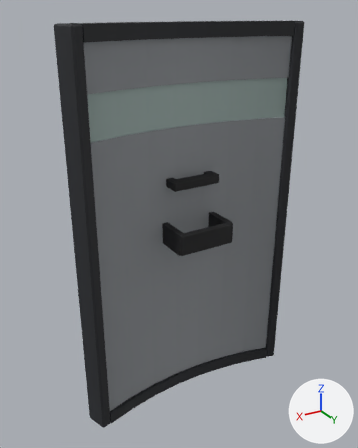
What one commit did to the glTF model apps/web/public/assets/weapons/riot_shield.glb.
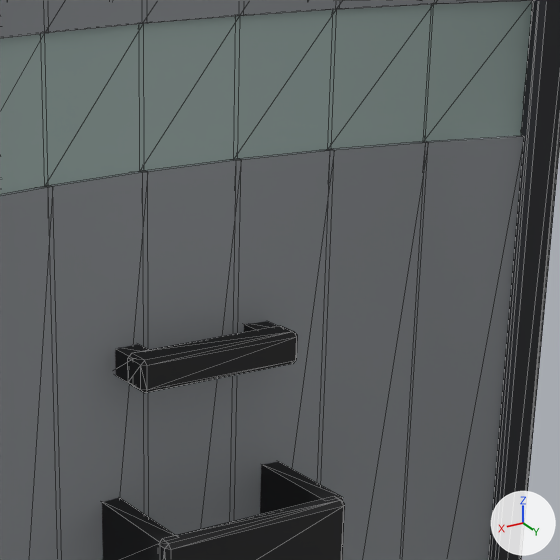
Each version is shown whole from a 50 mm lens placed at (0.574, 0.866, 0.47), pointed at (0.024, -0.052, 0.012), then close up on the part from 37% to 83% of the width and 17% to 54% of the height. The axes (+X, +Y, +Z) are drawn at lower right. The lights are the same throughout. The first two pictures are the older version. The close-ups show mesh edges as thin lines. Vertices at exactly the same position are counted once.

In view in the first close-up: 'riot_shield'.
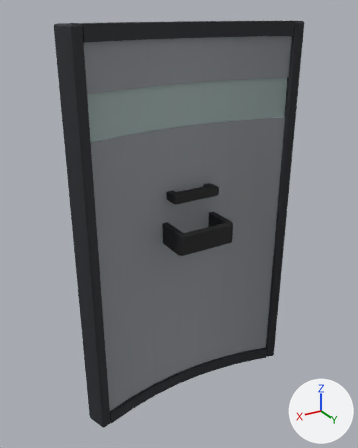
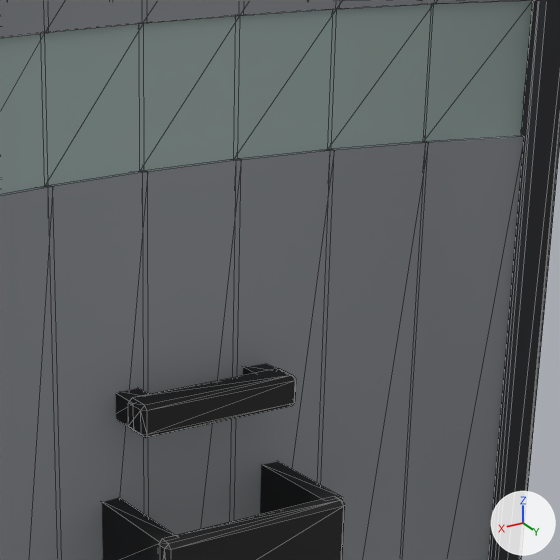
Pixel boxes (x1, y1, x2, y2) of what changed, in the close-ups (560 x 560 px; the box of a moved part takes in the faces that stretch with it):
part 1 of me_cube, moved or reshaped: before (128, 326, 298, 393); after (128, 368, 296, 438)
part 2 of me_cube, moved or reshaped (mostly hidden): before (244, 321, 277, 332); after (243, 364, 277, 375)
part 3 of me_cube, moved or reshaped: before (115, 344, 149, 382); after (116, 388, 149, 426)

The change, as a list of edits to the scene's bpy script:
```text
Change me_cube:
    where me_cube.from_pydata(...)  # 478 vertices, 780 faces; spans x -0.282..0.282, y -0.098..0.035, z -0.45..0.45
    used by ob_riot_shield; location = (0.0, 0.0, 0.0)
    me_cube part 1: the loose piece of 24 vertices spanning x -0.06..0.06, y -0.033..-0.011, z 0.109..0.131 is moved by (0.0, 0.0, -0.03)
    me_cube part 2: the loose piece of 8 vertices spanning x -0.059..-0.041, y -0.055..-0.025, z 0.111..0.129 is moved by (0.0, 0.0, -0.03)
    me_cube part 3: the loose piece of 8 vertices spanning x 0.041..0.059, y -0.055..-0.025, z 0.111..0.129 is moved by (0.0, 0.0, -0.03)
```
